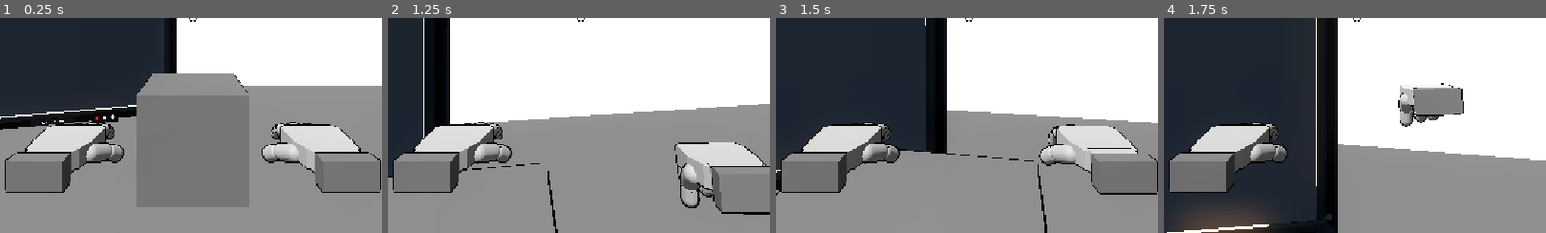
Above: before the commit, frames 1-4 (left to right).
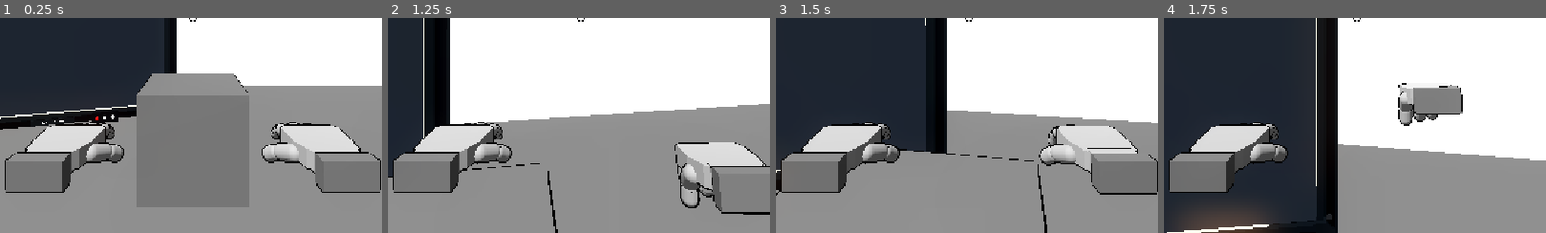
Above: after the commit, the same moments.

Repository: greedisfaust/fowl-play-project
Game: Godot game, scene res://arena/test_arena.tscn
The game is run twice, just before and just after one commit, with the same random seed, the same clock (stepped at 60 frames per second) and the same inputs.
Inputs (mouse positions are % of the whole screen's width and height, from its top left):
- Up to frame 1 (0.25 s): no input
- Up to frame 2 (1.25 s): tap Enter at 0.5 s; move the mouse to (55, 50) at 0.52 s; hold W (move_forward) from 0.53 s (still down); hold Q (punch) from 0.53 s (still down); click (55, 50) at 0.67 s; tap Space (jump) at 0.77 s
- Up to frame 3 (1.5 s): keep holding W (move_forward); move the mouse to (45, 50) at 1.27 s; release Q (punch) at 1.28 s; tap E (interact) at 1.35 s
- Up to frame 4 (1.75 s): keep holding W (move_forward); tap Space (jump) at 1.52 s; tap Q (punch) at 1.55 s
The pictures show only the part of the screen within x 25-75%, y 50-100%; the shares and areas given below are measured in that part.

Frames 1-3 are identical in both runs. In frame 4, 0.5% of the frame differs, in the area x 61-79%, y 30-51%.

Commit message:
Make jab faster and add torso spring recoil

Diff:
--- a/fowl-play/combat/combat_presentation.gd
+++ b/fowl-play/combat/combat_presentation.gd
@@ -2,15 +2,15 @@
 ## Gameplay outcomes are host-authoritative; this script only animates the approved intent.
 extends RefCounted
 
-const JAB_POSE_DURATION_S: float = 0.30
-const JAB_EXTENSION_END_S: float = 0.085
-const JAB_CONTACT_HOLD_S: float = 0.025
-const RECOIL_POSE_DURATION_S: float = 0.34
+const JAB_POSE_DURATION_S: float = 0.21
+const JAB_EXTENSION_END_S: float = 0.058
+const JAB_CONTACT_HOLD_S: float = 0.018
+const RECOIL_POSE_DURATION_S: float = 0.48
 const WINDUP_LEAN_RAD: float = -0.07
 const JAB_FOLLOW_THROUGH_RAD: float = 0.16
-const RECOIL_LEAN_RAD: float = -0.24
-const RECOIL_TWIST_RAD: float = 0.18
-const RECOIL_ROLL_RAD: float = 0.14
+const RECOIL_LEAN_RAD: float = -0.36
+const RECOIL_TWIST_RAD: float = 0.27
+const RECOIL_ROLL_RAD: float = 0.21
 
 enum Phase { IDLE, WINDUP, JAB }
 
@@ -118,7 +118,8 @@
 
 static func get_jab_hand_offset(base_offset: Vector3, elapsed: float) -> Vector3:
 	var t: float = maxf(elapsed, 0.0)
-	var pullback_to_extension: float = smoothstep(0.0, JAB_EXTENSION_END_S, t)
+	var extension_progress: float = clampf(t / JAB_EXTENSION_END_S, 0.0, 1.0)
+	var pullback_to_extension: float = 1.0 - pow(1.0 - extension_progress, 3.0)
 	var extension_depth: float = lerpf(0.14, -0.045, pullback_to_extension)
 	var return_start: float = JAB_EXTENSION_END_S + JAB_CONTACT_HOLD_S
 	var return_weight: float = smoothstep(return_start, JAB_POSE_DURATION_S, t)
@@ -131,7 +132,7 @@
 	var return_start: float = JAB_EXTENSION_END_S + JAB_CONTACT_HOLD_S
 	var pitch: float
 	if t < JAB_EXTENSION_END_S:
-		pitch = lerpf(WINDUP_LEAN_RAD, JAB_FOLLOW_THROUGH_RAD, smoothstep(0.0, JAB_EXTENSION_END_S, t))
+		pitch = lerpf(WINDUP_LEAN_RAD, JAB_FOLLOW_THROUGH_RAD, (1.0 - pow(1.0 - clampf(t / JAB_EXTENSION_END_S, 0.0, 1.0), 3.0)))
 	elif t < return_start:
 		pitch = JAB_FOLLOW_THROUGH_RAD
 	else:
@@ -141,16 +142,18 @@
 	return Vector3(pitch, yaw, -yaw * 0.18)
 
 static func get_recoil_body_pose(elapsed: float, local_direction: Vector3, strength: float = 1.0) -> Vector3:
-	var t: float = clampf(elapsed / RECOIL_POSE_DURATION_S, 0.0, 1.0)
-	# A fast initial snap followed by a damped settle: one clean hit, never vibration.
-	var snap: float = (1.0 - exp(-18.0 * t)) * (1.0 - smoothstep(0.42, 1.0, t))
-	var settle: float = smoothstep(0.42, 1.0, t)
+	var t: float = maxf(elapsed, 0.0)
+	if t >= RECOIL_POSE_DURATION_S:
+		return Vector3.ZERO
+	# Impulse-driven damped spring: an immediate chest snap, a small overshoot,
+	# then progressively smaller bounces before settling.
+	var spring: float = exp(-7.5 * t) * cos(17.0 * t)
 	var side: float = clampf(local_direction.x, -1.0, 1.0)
 	var impact_scale: float = clampf(strength, 1.0, 1.35)
-	var pitch: float = RECOIL_LEAN_RAD * snap * impact_scale
-	var yaw: float = -side * RECOIL_TWIST_RAD * snap * impact_scale
-	var roll: float = side * RECOIL_ROLL_RAD * snap * impact_scale
-	return Vector3(lerpf(pitch, 0.0, settle), lerpf(yaw, 0.0, settle), lerpf(roll, 0.0, settle))
+	var pitch: float = RECOIL_LEAN_RAD * spring * impact_scale
+	var yaw: float = -side * RECOIL_TWIST_RAD * spring * impact_scale
+	var roll: float = side * RECOIL_ROLL_RAD * spring * impact_scale
+	return Vector3(pitch, yaw, roll)
 
 func _local_direction(world_direction: Vector3) -> Vector3:
 	var player_3d: Node3D = _player as Node3D
--- a/fowl-play/player/player.gd
+++ b/fowl-play/player/player.gd
@@ -46,8 +46,6 @@
 
 const MOVEMENT_STREAM = preload("res://core/movement_stream.gd")
 var _movement: MOVEMENT_STREAM = MOVEMENT_STREAM.new()
-## A short external impulse, kept separate from player-controlled locomotion.
-var _combat_recoil_velocity: Vector3 = Vector3.ZERO
 var _send_elapsed: float = 0.0
 var _movement_sequence: int = 0
 var _ragdoll_send_elapsed: float = 0.0
@@ -463,14 +461,12 @@
 func set_terminal_movement_locked(locked: bool) -> void:
 	terminal_movement_locked = locked
 	if locked:
-		_combat_recoil_velocity = Vector3.ZERO
 		velocity.x = 0.0
 		velocity.z = 0.0
 
 func correct_movement(at: Vector3) -> void:
 	if is_limp or is_recovering:
 		return
-	_combat_recoil_velocity = Vector3.ZERO
 	_jump_controller.call("reset")
 	global_position = at
 	velocity = Vector3.ZERO
@@ -526,11 +522,9 @@
 	velocity.y = float(jump_state.get("vertical_velocity", velocity.y))
 
 	if movement_locked:
-		_combat_recoil_velocity *= exp(-TUNING.JAB_RECOIL_DECAY_RATE * delta)
-		velocity.x = _combat_recoil_velocity.x
-		velocity.z = _combat_recoil_velocity.z
+		velocity.x = 0.0
+		velocity.z = 0.0
 		move_and_slide()
-		_project_combat_recoil_from_collisions()
 		return
 
 	var input_vector: Vector2 = Input.get_vector(
@@ -545,12 +539,9 @@
 	if move_direction != Vector3.ZERO and Input.is_action_pressed("sprint"):
 		target_speed = TUNING.PLAYER_RUN_SPEED_MPS
 	var air_control: float = 1.0 if grounded_before_move and not bool(jump_state.get("jumped", false)) else TUNING.PLAYER_AIR_CONTROL_MULTIPLIER
-	# Remove the independently simulated hit impulse before applying player input.
-	# Otherwise normal acceleration/deceleration can erase the recoil almost instantly.
-	var locomotion_velocity: Vector3 = Vector3(velocity.x, 0.0, velocity.z) - _combat_recoil_velocity
 	var horizontal_velocity: Vector3 = _movement_controller.call(
 		"advance_horizontal_velocity",
-		locomotion_velocity,
+		Vector3(velocity.x, 0.0, velocity.z),
 		move_direction,
 		target_speed,
 		TUNING.PLAYER_ACCELERATION_MPS2 * air_control,
@@ -558,25 +549,12 @@
 		delta,
 		TUNING.PLAYER_TURN_ACCELERATION_MPS2 * air_control
 	)
-	_combat_recoil_velocity *= exp(-TUNING.JAB_RECOIL_DECAY_RATE * delta)
-	velocity.x = horizontal_velocity.x + _combat_recoil_velocity.x
-	velocity.z = horizontal_velocity.z + _combat_recoil_velocity.z
+	velocity.x = horizontal_velocity.x
+	velocity.z = horizontal_velocity.z
 
 	move_and_slide()
-	_project_combat_recoil_from_collisions()
 
 ## Host-only: called when another player grabs this limp player's Interactable.
-## Delegates to Network.host_begin_carry so host validation applies.
-func _project_combat_recoil_from_collisions() -> void:
-	# A wall should absorb the part of the impulse pointing into it. Keep the
-	# remaining tangent component so the recoil cannot repeatedly push through it.
-	for collision_index: int in get_slide_collision_count():
-		var collision: KinematicCollision3D = get_slide_collision(collision_index)
-		var normal: Vector3 = collision.get_normal()
-		var into_surface: float = _combat_recoil_velocity.dot(normal)
-		if into_surface < 0.0:
-			_combat_recoil_velocity -= normal * into_surface
-
 func _on_limp_interacted(actor: Node, action: StringName) -> void:
 	if action != &"grab":
 		return
@@ -590,7 +568,6 @@
 func begin_host_limp() -> bool:
 	if is_limp or is_recovering or rig == null or (network.get("peer") != null and not bool(network.get("is_host"))):
 		return false
-	_combat_recoil_velocity = Vector3.ZERO
 	if is_carrying():
 		network.call("force_drop_carry", input_peer_id, "entered limp")
 	collision_layer = 0
@@ -704,7 +681,6 @@
 func begin_remote_limp(epoch: int, world_transform: Transform3D, initial_pose: PackedInt32Array) -> bool:
 	if is_limp or is_recovering or epoch <= limp_epoch or rig == null:
 		return false
-	_combat_recoil_velocity = Vector3.ZERO
 	_combat_controller.call("cancel")
 	_combat_presentation.call("cancel")
 	if not bool(rig.call("begin_remote_pose", world_transform, initial_pose)):
@@ -877,9 +853,6 @@
 	if horizontal.length_squared() < 0.0001:
 		return
 	var bounded_strength: float = clampf(strength, 1.0, 1.35)
-	_combat_recoil_velocity += horizontal.normalized() * TUNING.JAB_RECOIL_SPEED_MPS * bounded_strength
-	velocity.x += horizontal.normalized().x * TUNING.JAB_RECOIL_SPEED_MPS * bounded_strength
-	velocity.z += horizontal.normalized().z * TUNING.JAB_RECOIL_SPEED_MPS * bounded_strength
 	_combat_presentation.call("play_recoil", direction, bounded_strength)
 
 func _rotate_view(mouse_delta: Vector2) -> void:
--- a/fowl-play/tests/m7_jab_test.gd
+++ b/fowl-play/tests/m7_jab_test.gd
@@ -54,13 +54,14 @@
 		_fail("Jab should hold a readable forward follow-through")
 	if absf(returned.x) > 0.001 or absf(returned.y) > 0.001 or absf(returned.z) > 0.001:
 		_fail("Jab body pose should return smoothly to neutral")
-	if not is_equal_approx(COMBAT_PRESENTATION.JAB_POSE_DURATION_S, 0.30) or not is_equal_approx(COMBAT_PRESENTATION.JAB_EXTENSION_END_S, 0.085) or COMBAT_PRESENTATION.JAB_EXTENSION_END_S >= COMBAT_PRESENTATION.JAB_POSE_DURATION_S:
+	if not is_equal_approx(COMBAT_PRESENTATION.JAB_POSE_DURATION_S, 0.21) or not is_equal_approx(COMBAT_PRESENTATION.JAB_EXTENSION_END_S, 0.058) or COMBAT_PRESENTATION.JAB_EXTENSION_END_S >= COMBAT_PRESENTATION.JAB_POSE_DURATION_S:
 		_fail("Jab should use a compact 0.30 s pose with a fast, readable extension")
-	var recoil_peak: Vector3 = COMBAT_PRESENTATION.get_recoil_body_pose(COMBAT_PRESENTATION.RECOIL_POSE_DURATION_S * 0.25, Vector3.FORWARD, 1.0)
+	var recoil_peak: Vector3 = COMBAT_PRESENTATION.get_recoil_body_pose(0.0, Vector3.FORWARD, 1.0)
+	var recoil_overshoot: Vector3 = COMBAT_PRESENTATION.get_recoil_body_pose(0.20, Vector3.FORWARD)
 	var recoil_end: Vector3 = COMBAT_PRESENTATION.get_recoil_body_pose(COMBAT_PRESENTATION.RECOIL_POSE_DURATION_S, Vector3.FORWARD)
-	if recoil_peak.x >= -0.05 or recoil_end.length() > 0.001:
-		_fail("Weak recoil should have a clear backward chest snap and return to neutral")
-	var stronger_recoil: Vector3 = COMBAT_PRESENTATION.get_recoil_body_pose(COMBAT_PRESENTATION.RECOIL_POSE_DURATION_S * 0.25, Vector3.FORWARD, 1.35)
+	if recoil_peak.x >= -0.05 or recoil_overshoot.x <= 0.0 or recoil_end.length() > 0.001:
+		_fail("Torso recoil should snap, spring past neutral, and settle cleanly")
+	var stronger_recoil: Vector3 = COMBAT_PRESENTATION.get_recoil_body_pose(0.0, Vector3.FORWARD, 1.35)
 	if stronger_recoil.x >= recoil_peak.x:
 		_fail("Higher impact strength should visibly increase the recoil pose")
 	if not is_equal_approx(NETWORK.get_jab_impact_strength(Vector3.ZERO, Vector3.FORWARD), 1.0):
@@ -110,10 +111,10 @@
 		await physics_frame
 	if int(network.get("combat_jabs")) != 1 or int(network.get("combat_hits")) != 1:
 		_fail("A clear in-range jab should be accepted and confirm exactly one hit")
-	if target.velocity.z >= -0.5:
-		_fail("A standing target should retain a readable recoil velocity after the hit")
-	if target.global_position.z >= target_position_before_recoil.z - 0.08:
-		_fail("A standing target should be displaced by the independent recoil impulse")
+	if absf(target.velocity.x) > 0.05 or absf(target.velocity.z) > 0.05:
+		_fail("A weak jab torso reaction must not add player-root movement velocity")
+	if target.global_position.distance_to(target_position_before_recoil) > 0.08:
+		_fail("A weak jab torso reaction must not push the player root backward")
 	target.set("auto_recovery_enabled", false)
 	if not bool(network.call("start_ragdoll_spike", 2)):
 		_fail("The test target should enter host-simulated limp")
Not shown, changed: docs/sessions/features-combat-and-procedural-movement.md
